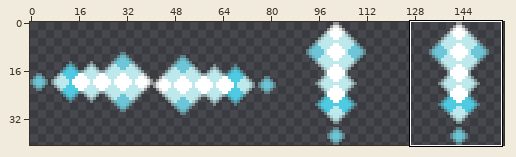
Sprite sheet: res/Ice Projectile.png. Above, an overview of the earlier version with the close-up marked.
Close-up. As it was:
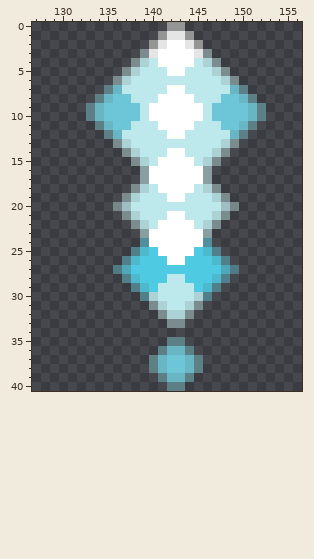
The file is 164x41 pixels. Shown: x 127..156, y 0..40. The wide view leaves out empty margins.
After:
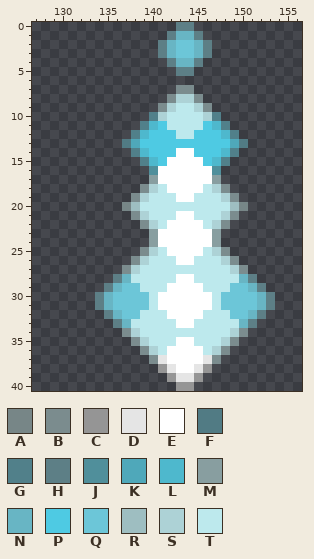
Palette (. is transparent): A #778687  B #7b8c8e  C #959595  D #e5e5e5  E #ffffff  F #517b84  G #51808a  H #5d7f86  J #508f9b  K #4fa8ba  L #4eb8cd  M #889ea0  N #68b5c4  P #4ecae3  Q #6cc6d8  R #9ebec1  S #add2d6  T #bde9ed
Change:
@@ x 127..156 @@
- 0 ...............CC.............
- 1 ..............CDDC............
- 2 .............CDEEDC...........
- 3 ............BDEEEEDB..........
- 4 ...........BSTEEEETSB.........
- 5 ..........BSTTTEETTTSB........
- 6 .........BSTTTTTTTTTTSB.......
- 7 ........HNTTTTTEETTTTTNH......
- 8 .......HNQQTTTEEEETTTQQNH.....
- 9 ......HNQQQQTEEEEEETQQQQNH....
-10 ......HNQQQQTEEEEEETQQQQNH....
-11 .......HNQQTTTEEEETTTQQNH.....
-12 ........HNTTTTTEETTTTTNH......
-13 .........BSTTTTTTTTTTSB.......
-14 ..........BSTTTEETTTSB........
-15 ...........BSTEEEETSB.........
-16 ............MEEEEEEM..........
-17 ............MEEEEEEM..........
-18 ...........BSTEEEETSB.........
-19 ..........BSTTTEETTTSB........
-20 .........ARTTTTTTTTTTRA.......
-21 ..........BSTTTEETTTSB........
-22 ...........BSTEEEETSB.........
-23 ............MEEEEEEM..........
-24 ............JEEEEEEJ..........
-25 ...........GLPEEEEPLG.........
-26 ..........GLPPPEEPPPLG........
-27 .........FKPPPPPPPPPPKF.......
-28 ..........GLPPPTTPPPLG........
-29 ...........GLPTTTTPLG.........
-30 ............GSTTTTSG..........
-31 .............BSTTSB...........
-32 ..............BSSB............
-33 ...............BB.............
-34 ..............................
-35 ...............HH.............
-36 ..............HNNH............
-37 .............HNQQNH...........
-38 .............HNQQNH...........
-39 ..............HNNH............
-40 ...............HH.............
+ 0 ................HH............
+ 1 ...............HNNH...........
+ 2 ..............HNQQNH..........
+ 3 ..............HNQQNH..........
+ 4 ...............HNNH...........
+ 5 ................HH............
+ 6 ..............................
+ 7 ................BB............
+ 8 ...............BSSB...........
+ 9 ..............BSTTSB..........
+10 .............GSTTTTSG.........
+11 ............GLPTTTTPLG........
+12 ...........GLPPPTTPPPLG.......
+13 ..........FKPPPPPPPPPPKF......
+14 ...........GLPPPEEPPPLG.......
+15 ............GLPEEEEPLG........
+16 .............JEEEEEEJ.........
+17 .............MEEEEEEM.........
+18 ............BSTEEEETSB........
+19 ...........BSTTTEETTTSB.......
+20 ..........ARTTTTTTTTTTRA......
+21 ...........BSTTTEETTTSB.......
+22 ............BSTEEEETSB........
+23 .............MEEEEEEM.........
+24 .............MEEEEEEM.........
+25 ............BSTEEEETSB........
+26 ...........BSTTTEETTTSB.......
+27 ..........BSTTTTTTTTTTSB......
+28 .........HNTTTTTEETTTTTNH.....
+29 ........HNQQTTTEEEETTTQQNH....
+30 .......HNQQQQTEEEEEETQQQQNH...
+31 .......HNQQQQTEEEEEETQQQQNH...
+32 ........HNQQTTTEEEETTTQQNH....
+33 .........HNTTTTTEETTTTTNH.....
+34 ..........BSTTTTTTTTTTSB......
+35 ...........BSTTTEETTTSB.......
+36 ............BSTEEEETSB........
+37 .............BDEEEEDB.........
+38 ..............CDEEDC..........
+39 ...............CDDC...........
+40 ................CC............
Boxes around the changes in both close-ups, in picture pixels (x1, y1, x2, y2):
changed: (86, 22, 275, 391)
